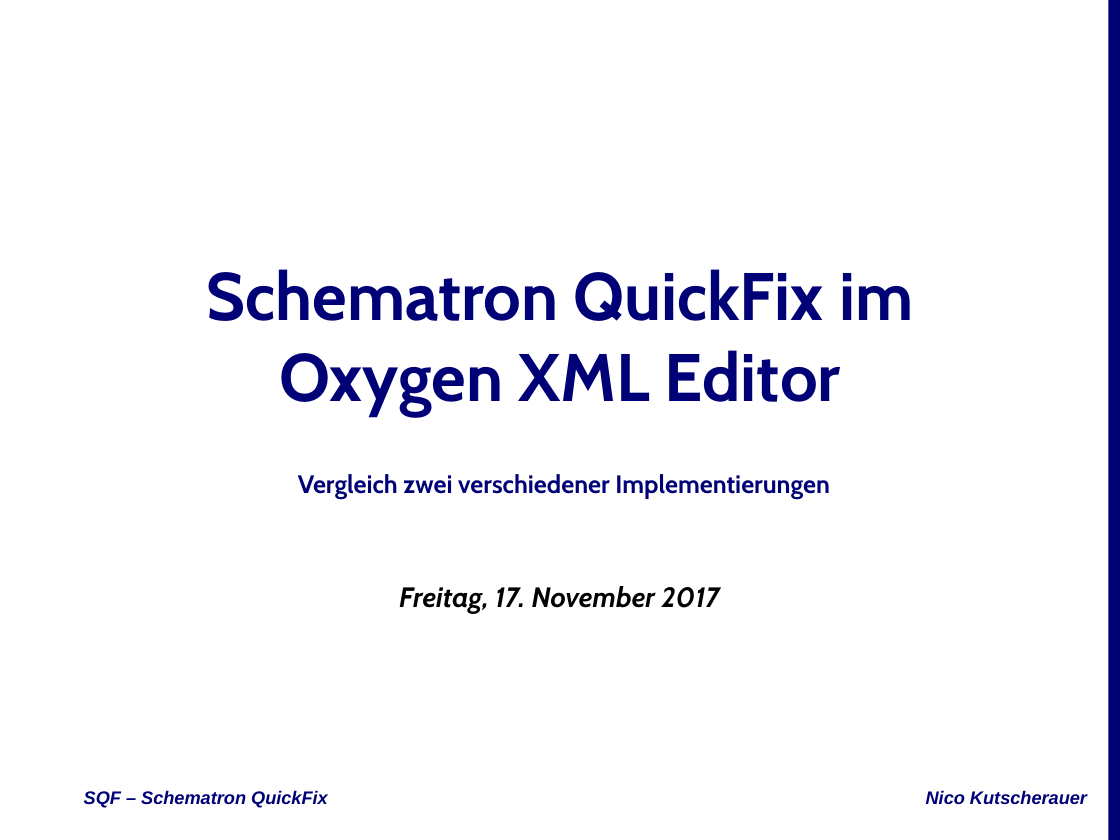
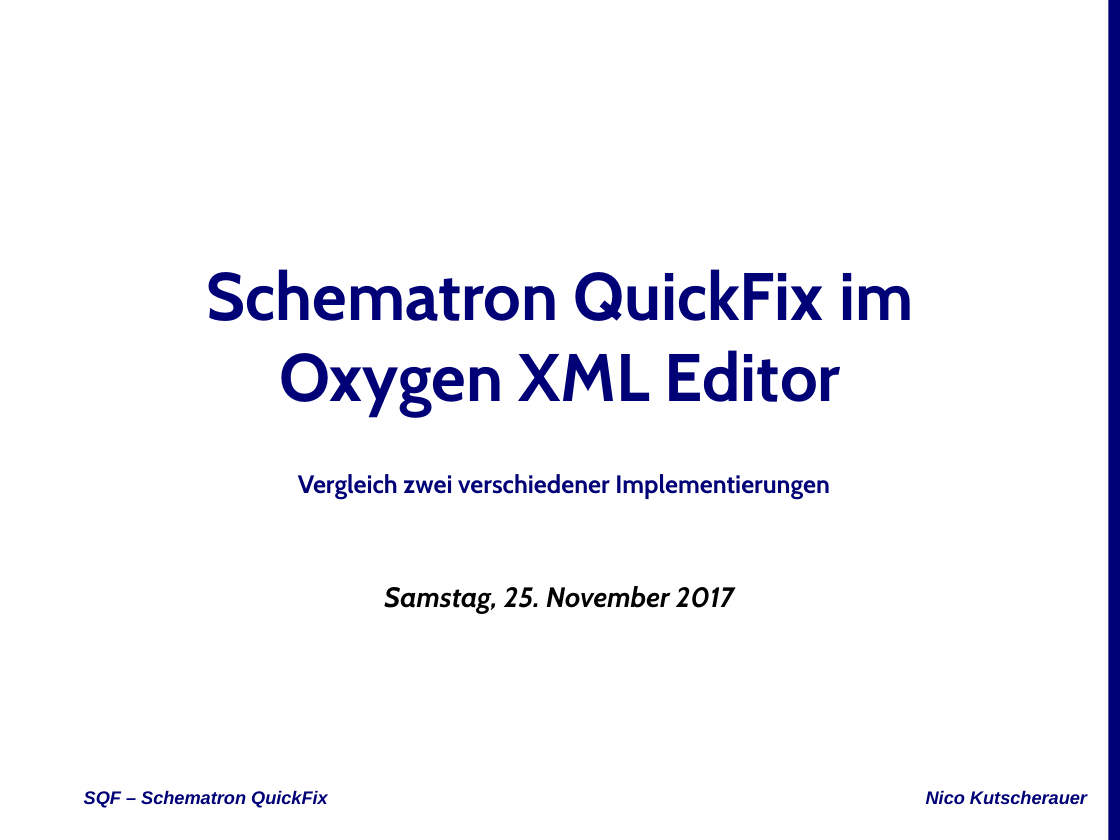
Before and after one commit to nkutsche/SchematronQuickFix-2017-11-17, a slide deck: slide 1 of SQF-Escali.pptx. Drawn at 1120x840 pixels with LibreOffice and Linux fonts; fonts in the diff are those of the drawing; background and template pictures are left out. Boxes give left, top, right and bottom in pixels: in the first picture for what was removed or moved away, otherwise in the second. Text is boxed around its words. In the diff, an @@ line names an element or a change of style, - is before the commit and + after.

Commit message:
Create new version for the XUGS presentation on November 29, 2017

```diff
--- a/SQF-Escali.pptx
+++ b/SQF-Escali.pptx
@@ subtitle at (384,586,734,614): text changed @@
-Freitag, 17. November 2017
+Samstag, 25. November 2017
```
Also in this commit, not shown: 6 other slides changed, 22 slides added, 1 slide removed, 4 other files.
